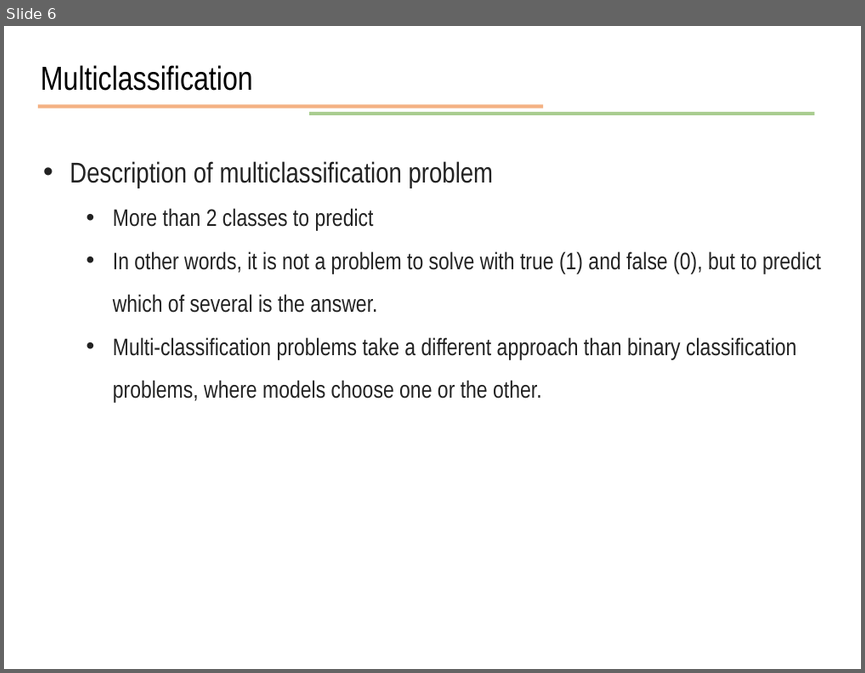
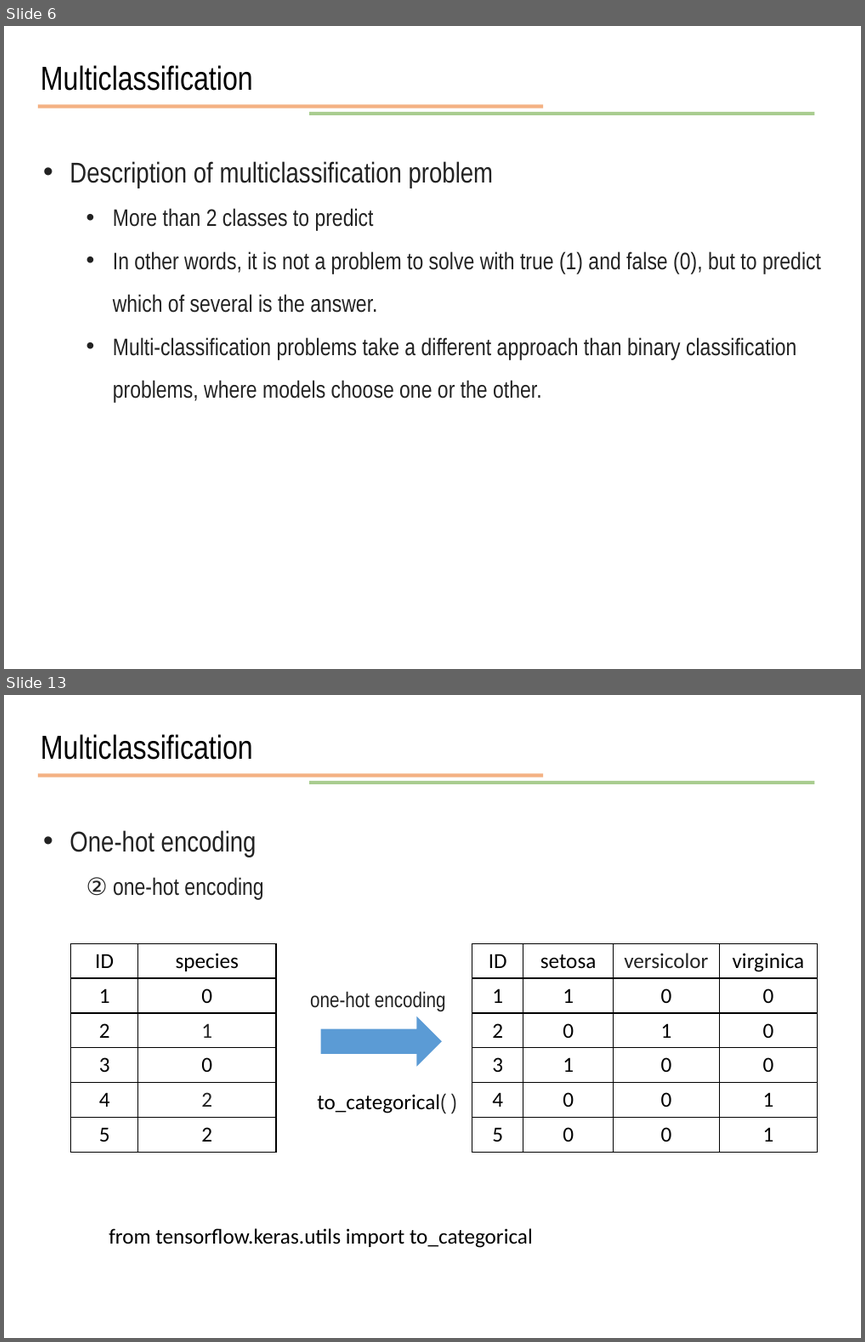
Before and after one commit to JunetaeKim/DeepLearningClass, a slide deck: Week10/week10 Introduction to tensorflow.pptx. Shown one above the other, each under a label of ours: slide 6 before the commit, slides 6 and 13 after it; the slides between them are not shown. The pictures are 865x673 and 865x1342 pixels, drawn with LibreOffice and Linux fonts; fonts in the diff are those of the drawing. Boxes give left, top, right and bottom in pixels: in the first picture for what was removed or moved away, otherwise in the second. Text is boxed around its words. In the diff, an @@ line names an element or a change of style, - is before the commit and + after.

```diff
--- a/Week10/week10 Introduction to tensorflow.pptx
+++ b/Week10/week10 Introduction to tensorflow.pptx
@@ slide 13 added at (4,695,861,1338), background #FFFFFF @@
@@ text added at (41,734,253,760), 28 pt, text #000000 @@
+Multiclassification
@@ line added from (38, 776) to (543, 776), #ED7D31 3 pt @@
@@ line added from (309, 783) to (815, 783), #70AD47 3 pt @@
@@ text added at (69,830,263,900), 20 pt, text #222222 @@
+• One-hot encoding
+  ② one-hot encoding
@@ table added at (71,943,276,1151), 6 rows, 2 columns @@
+ID | species
+1 | 0
+2 | 1
+3 | 0
+4 | 2
+5 | 2
@@ table added at (472,943,817,1151), 6 rows, 4 columns @@
+ID | setosa | versicolor | virginica
+1 | 1 | 0 | 0
+2 | 0 | 1 | 0
+3 | 1 | 0 | 0
+4 | 0 | 0 | 1
+5 | 0 | 0 | 1
@@ text added at (310,991,446,1012), 18 pt, text #222222 @@
+one-hot encoding
@@ right arrow added at (321,1016,442,1066), fill #5B9BD5 @@
@@ text added at (317,1093,446,1114), 18 pt, text #000000 @@
+to_categorical( )
@@ text added at (109,1228,533,1247), 18 pt, text #000000 @@
+from tensorflow.keras.utils import to_categorical
```
Also in this commit, not shown: 1 slide changed, 16 other slides added, 3 other files.
